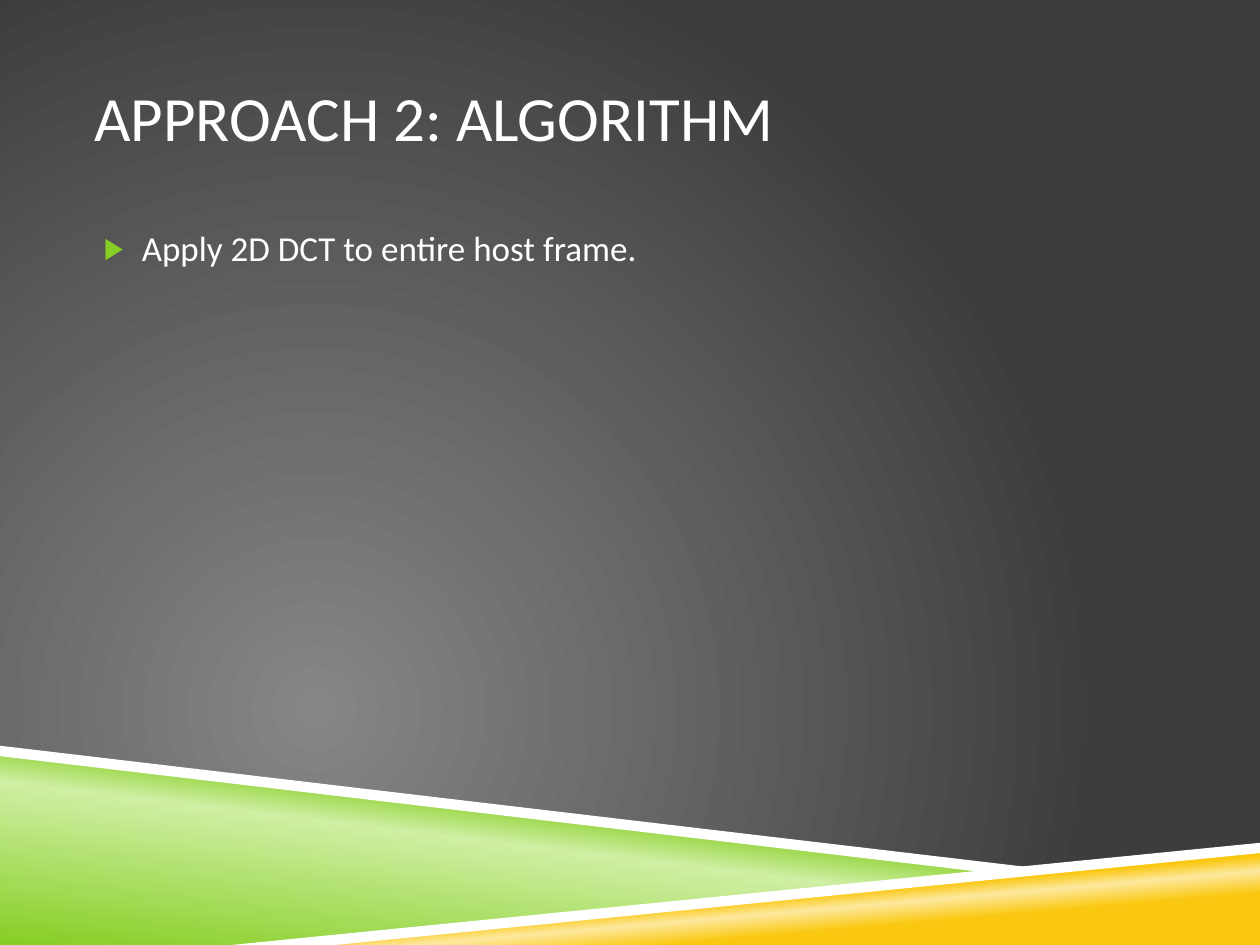
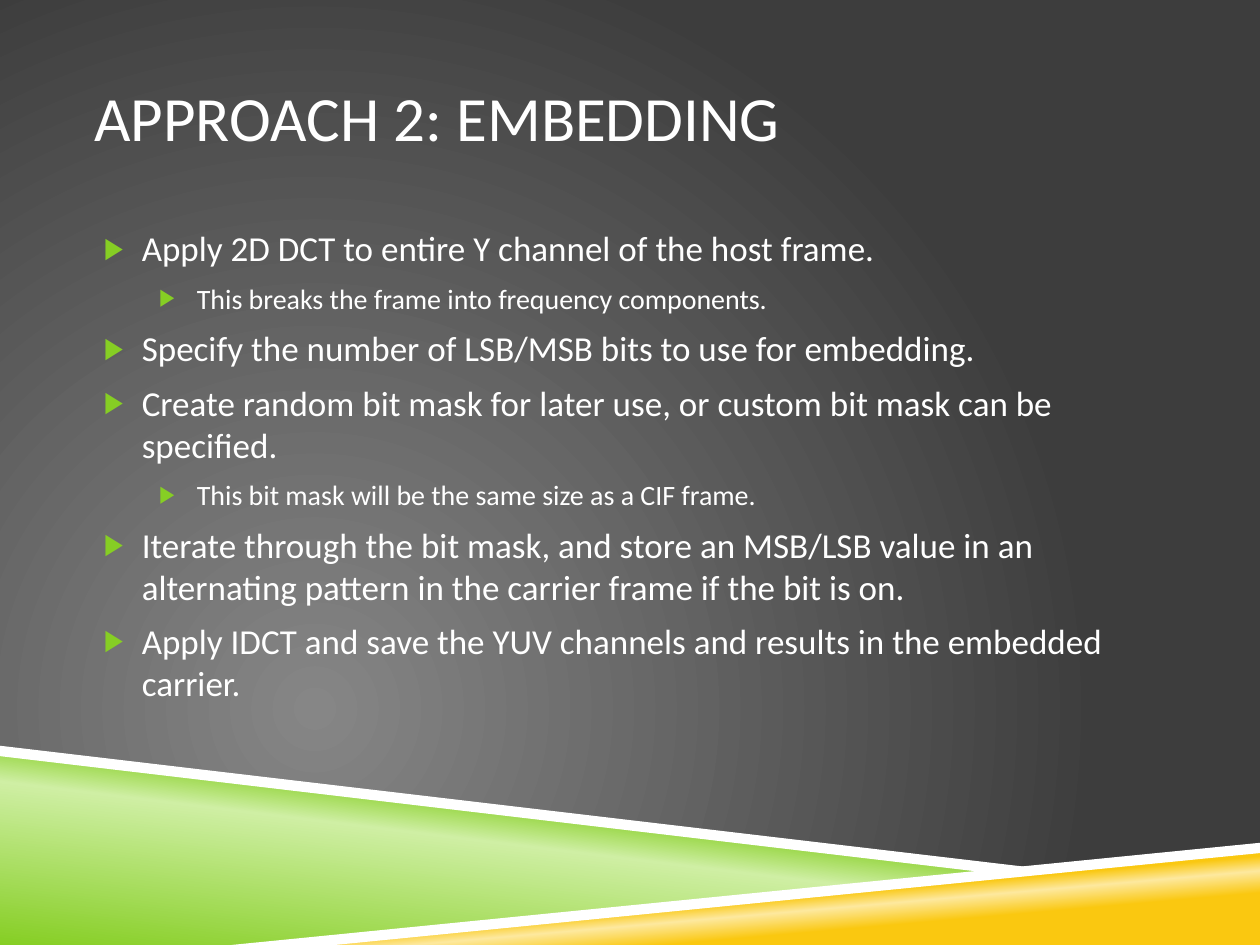
Before and after one commit to grpbwl/videoSteganography, a slide deck: slide 11 of results/CSE509_Video_Steganography.pptx. Drawn at 1260x945 pixels with LibreOffice and Linux fonts; fonts in the diff are those of the drawing; background and template pictures are left out. Boxes give left, top, right and bottom in pixels: in the first picture for what was removed or moved away, otherwise in the second. Text is boxed around its words. In the diff, an @@ line names an element or a change of style, - is before the commit and + after.

Commit message:
Added changes to PowerPoint. Need to finish adding the results and the block diagram.

```diff
--- a/results/CSE509_Video_Steganography.pptx
+++ b/results/CSE509_Video_Steganography.pptx
@@ title at <box>94,100,779,142</box>: text changed @@
-APPROACH 2: ALGORITHM
+APPROACH 2: EMBEDDING
@@ text at <box>142,236,1102,696</box>: text changed @@
-▶ Apply 2D DCT to entire host frame.
+▶ Apply 2D DCT to entire Y channel of the host frame.
+  ▶ This breaks the frame into frequency components.
+▶ Specify the number of LSB/MSB bits to use for embedding.
+▶ Create random bit mask for later use, or custom bit mask can be specified.
+  ▶ This bit mask will be the same size as a CIF frame.
+▶ Iterate through the bit mask, and store an MSB/LSB value in an alternating pattern in the carrier frame if the bit is on.
+▶ Apply IDCT and save the YUV channels and results in the embedded carrier.
```
Also in this commit, not shown: 3 slides added, 3 other files.
